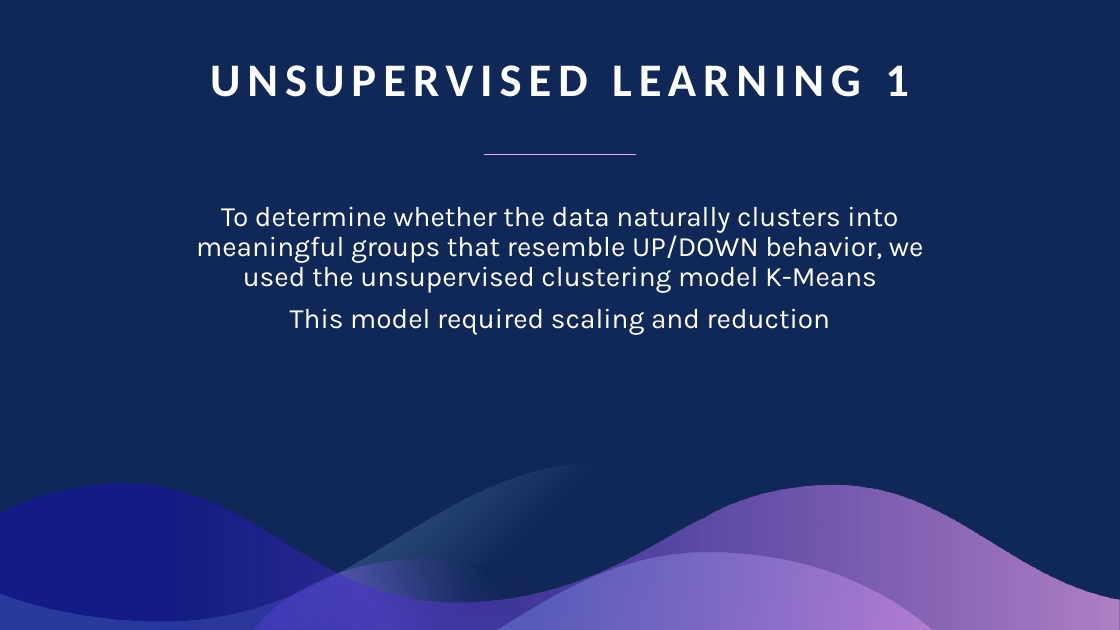
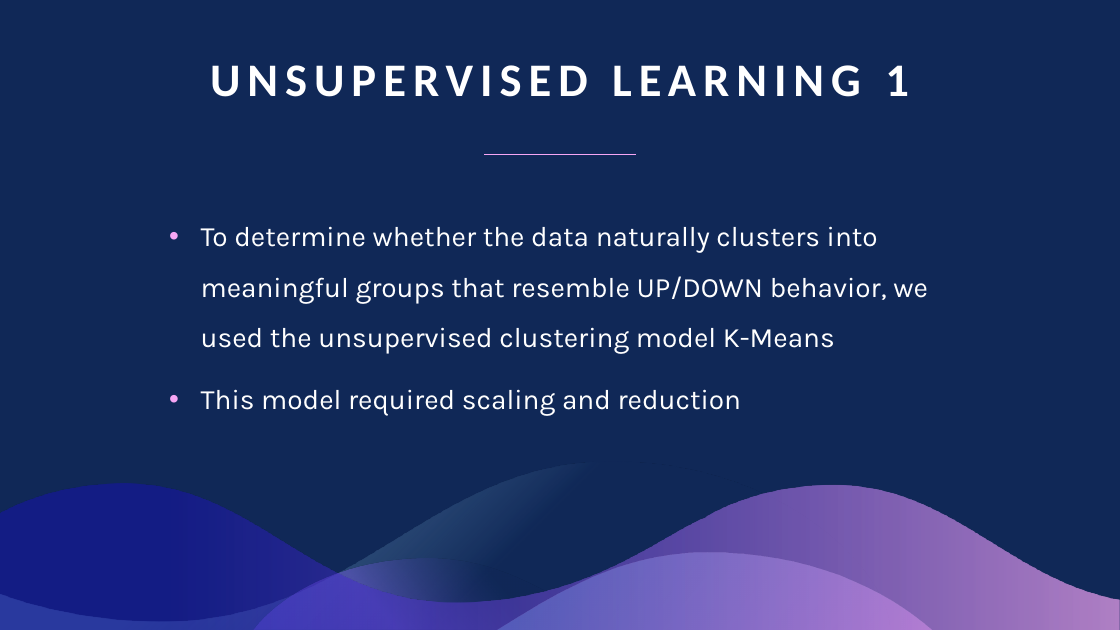
Before and after one commit to liuYousefKahwaji/CSCI441Project, a slide deck: slide 13 of CSCI441 Project Presentation.pptx. Drawn at 1120x630 pixels with LibreOffice and Linux fonts; fonts in the diff are those of the drawing. Boxes give left, top, right and bottom in pixels: in the first picture for what was removed or moved away, otherwise in the second. Text is boxed around its words. In the diff, an @@ line names an element or a change of style, - is before the commit and + after.

```diff
--- a/CSCI441 Project Presentation.pptx
+++ b/CSCI441 Project Presentation.pptx
@@ subtitle "To determine whether the data ..." at [201,226,928,416]: alignment centre to left; bullet none to •; line spacing 0.9 to 1.5 @@
```
Also in this commit, not shown: 4 other slides changed.
